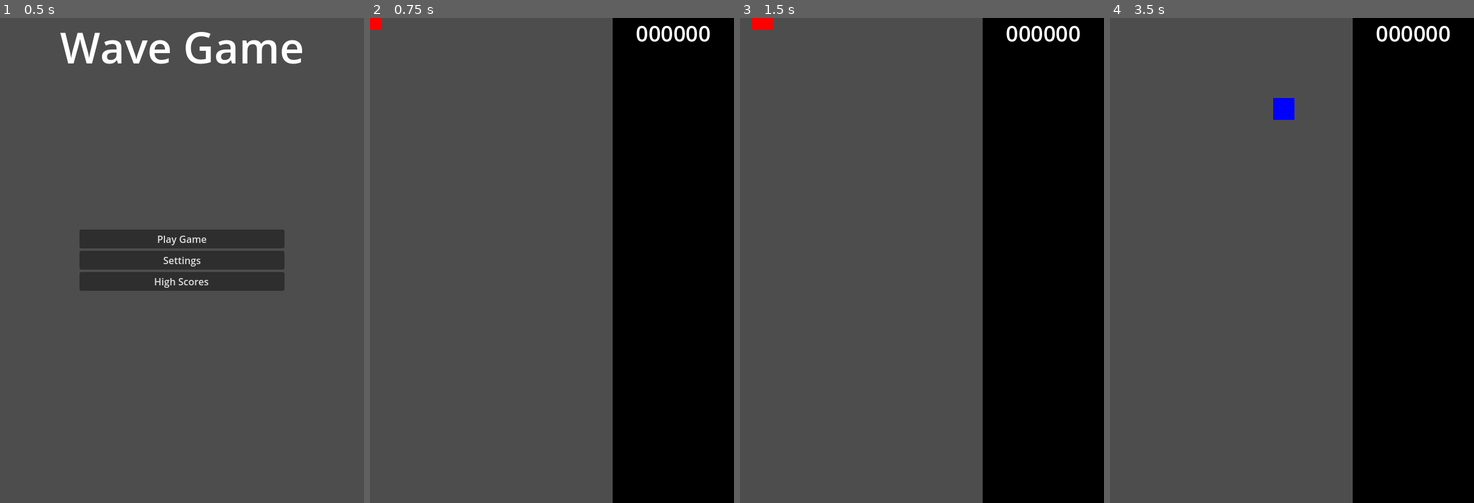
Above: before the commit, frames 1-4 (left to right).
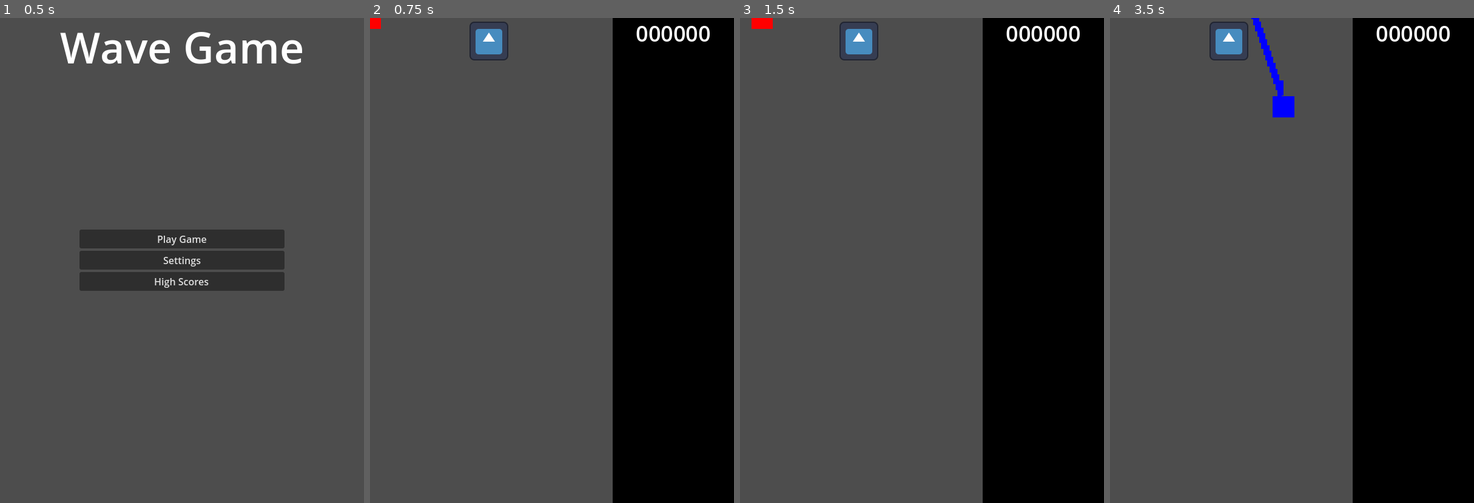
Above: after the commit, the same moments.

Repository: parkernalch/wave-jam
Game: Godot game, scene res://Scenes/Menus/menus.tscn
Same seed, same stepped clock (60 frames per second), same inputs: the game is played once before the commit and once after it. The engine's default icon, where the game draws it, is replaced by a stand-in: a white triangle on a blue panel in a dark square.
Inputs (mouse positions are in pixels of both pictures, inside the frame that each line leads up to):
- Up to frame 1 (0.5 s): no input
- Up to frame 2 (0.75 s): click "Play Game" at 0.5 s
- Up to frame 3 (1.5 s): tap Enter at 1.25 s; move the mouse to (1002, 236) at 1.27 s; hold D (right) from 1.28 s (still down); hold Right mouse button (shoot) from 1.28 s (still down)
- Up to frame 4 (3.5 s): move the mouse to (1219, 284) at 2.02 s; release D (right) at 2.03 s; release Right mouse button (shoot) at 2.03 s; hold S (down) 2.03-2.78 s; click (1219, 284) at 2.1 s; right-click (1219, 284) at 2.3 s; move the mouse to (1328, 153) at 2.77 s; hold D (right) from 2.78 s (still down); hold Right mouse button (shoot) from 2.78 s (still down)

Frame 1 is identical in both runs. In frame 2, 0.5% of the frame differs, in the area x 27-38%, y 0-9%; in frame 3, 0.5%; in frame 4, 0.9%, in the area x 27-51%, y 0-21%.

Commit message:
added AABB detection for bullets

Diff:
--- a/Entities/Bullet/Bullet.gd
+++ b/Entities/Bullet/Bullet.gd
@@ -1,6 +1,8 @@
 extends RigidBody2D
 
 @export var bullet_speed = 200;
+@export var hit_box_size: Vector2 = Vector2(8, 8) # bullet AABB size (tune as needed)
+
 # TODO Change to wave name
 var wave_form
 
@@ -30,8 +32,23 @@
 			anim.material = amat
 			amat.set_shader_parameter("tint_color", color)
 
-
 # Called every frame. 'delta' is the elapsed time since the previous frame.
 func _physics_process(delta: float) -> void:
+	var aabb = Rect2(global_position - hit_box_size * 0.5, hit_box_size)
+
+	var candidates = spatial_hash.query(aabb)
+	for obj in candidates:
+		# ensure candidate has get_aabb or else skip
+		if not obj.has_method("get_aabb"):
+			continue
+		var obj_rect = obj.get_aabb()
+		if aabb.intersects(obj_rect):
+			# narrow-phase: call enemy's hit method or do more precise shape checks
+			if obj.has_method("on_hit"):
+				obj.on_hit(wave_form)
+			# destroy bullet after hit (adjust to your logic)
+			queue_free()
+			return
+
 	linear_velocity = Vector2(0, -bullet_speed)
 	pass
--- a/Entities/Bullet/Bullet.tscn
+++ b/Entities/Bullet/Bullet.tscn
@@ -23,9 +23,6 @@
 "speed": 5.0
 }]
 
-[sub_resource type="RectangleShape2D" id="RectangleShape2D_2bdyw"]
-size = Vector2(6, 26)
-
 [node name="Bullet" type="RigidBody2D"]
 material = SubResource("ShaderMaterial_qa4od")
 collision_layer = 2
@@ -36,6 +33,3 @@
 material = SubResource("ShaderMaterial_2bdyw")
 scale = Vector2(0.05, 0.2)
 sprite_frames = SubResource("SpriteFrames_084bd")
-
-[node name="CollisionShape2D" type="CollisionShape2D" parent="."]
-shape = SubResource("RectangleShape2D_2bdyw")
--- /dev/null
+++ b/Entities/Enemy/Enemy.gd
@@ -0,0 +1,29 @@
+extends RigidBody2D
+
+
+# Called when the node enters the scene tree for the first time.
+func _ready() -> void:
+	pass # Replace with function body.
+
+# Called every frame. 'delta' is the elapsed time since the previous frame.
+func _process(delta: float) -> void:
+	spatial_hash.update(self, get_aabb())
+
+func on_hit(wave_form) -> void:
+	print("Bullet hit! ", wave_form["name"])
+
+func get_aabb() -> Rect2:
+	# If using a CollisionShape2D with RectangleShape2D
+	if has_node("CollisionShape2D"):
+		var cs = $CollisionShape2D
+		var shape = cs.shape
+		# rectangle shape
+		if shape is RectangleShape2D:
+			var ext = shape.extents
+			# extents are in local space; we approximate by using global_position (no rotation)
+			return Rect2(global_position - ext, ext * 2)
+		if shape is CircleShape2D:
+			var r = shape.radius
+			return Rect2(global_position - Vector2(r, r), Vector2(r*2, r*2))
+	# fallback: small box around position
+	return Rect2(global_position - Vector2(8,8), Vector2(16,16))
--- /dev/null
+++ b/Entities/Enemy/Enemy.tscn
@@ -0,0 +1,18 @@
+[gd_scene load_steps=4 format=3 uid="uid://d3pvvcxo50ind"]
+
+[ext_resource type="Script" uid="uid://c31wxi1aat0bk" path="res://Entities/Enemy/Enemy.gd" id="1_jd44d"]
+[ext_resource type="Texture2D" uid="uid://bve4tgd36vyvf" path="res://icon.svg" id="1_medso"]
+
+[sub_resource type="RectangleShape2D" id="RectangleShape2D_jd44d"]
+size = Vector2(64, 64)
+
+[node name="Enemy" type="RigidBody2D"]
+gravity_scale = 0.0
+script = ExtResource("1_jd44d")
+
+[node name="Sprite2D" type="Sprite2D" parent="."]
+scale = Vector2(0.5, 0.5)
+texture = ExtResource("1_medso")
+
+[node name="CollisionShape2D" type="CollisionShape2D" parent="."]
+shape = SubResource("RectangleShape2D_jd44d")
--- /dev/null
+++ b/Entities/Enemy/test_enemy.tscn
@@ -0,0 +1,18 @@
+[gd_scene load_steps=4 format=3 uid="uid://d3pvvcxo50ind"]
+
+[ext_resource type="Script" uid="uid://c31wxi1aat0bk" path="res://Entities/Enemy/Enemy.gd" id="1_jd44d"]
+[ext_resource type="Texture2D" uid="uid://bve4tgd36vyvf" path="res://icon.svg" id="1_medso"]
+
+[sub_resource type="RectangleShape2D" id="RectangleShape2D_jd44d"]
+size = Vector2(64, 64)
+
+[node name="Enemy" type="RigidBody2D"]
+gravity_scale = 0.0
+script = ExtResource("1_jd44d")
+
+[node name="Sprite2D" type="Sprite2D" parent="."]
+scale = Vector2(0.5, 0.5)
+texture = ExtResource("1_medso")
+
+[node name="CollisionShape2D" type="CollisionShape2D" parent="."]
+shape = SubResource("RectangleShape2D_jd44d")
--- a/Entities/Player/Player.gd
+++ b/Entities/Player/Player.gd
@@ -6,7 +6,7 @@
 @export var speed = 300
 
 var shoot_cooldown_timer
-var shoot_cooldown = 0.2
+var shoot_cooldown = 0.00001
 var can_shoot = true
 var form_index = 0
 var FORMS = CONSTANTS.DEFAULT_WAVE_FORMS
@@ -18,7 +18,7 @@
 func _physics_process(delta: float) -> void:
 	if Input.is_action_just_pressed("change_form"):
 		change_form()
-	elif Input.is_action_just_pressed("shoot"):
+	elif Input.is_action_pressed("shoot"):
 		shoot()
 
 func change_form():
--- /dev/null
+++ b/Globals/SpatialHash.gd
@@ -0,0 +1,58 @@
+extends Node
+
+@export var cell_size: float = 128.0
+
+var cells := {}            # key -> Array of objects
+var obj_cells := {}        # object -> Array of keys
+var obj_aabbs := {}        # object -> Rect2
+
+func _cell_key(x: int, y: int) -> String:
+	return str(x) + "_" + str(y)
+
+func _cells_for_rect(rect: Rect2) -> Array:
+	var minx = int(floor(rect.position.x / cell_size))
+	var miny = int(floor(rect.position.y / cell_size))
+	var maxx = int(floor((rect.position.x + rect.size.x) / cell_size))
+	var maxy = int(floor((rect.position.y + rect.size.y) / cell_size))
+	var keys := []
+	for x in range(minx, maxx + 1):
+		for y in range(miny, maxy + 1):
+			keys.append(_cell_key(x, y))
+	return keys
+
+func insert(obj: Object, rect: Rect2) -> void:
+	remove(obj)
+	obj_aabbs[obj] = rect
+	var keys = _cells_for_rect(rect)
+	obj_cells[obj] = keys
+	for key in keys:
+		if not cells.has(key):
+			cells[key] = []
+		cells[key].append(obj)
+
+func remove(obj: Object) -> void:
+	if not obj_cells.has(obj):
+		return
+	for key in obj_cells[obj]:
+		if cells.has(key):
+			cells[key].erase(obj)
+			if cells[key].size() == 0:
+				cells.erase(key)
+	obj_cells.erase(obj)
+	obj_aabbs.erase(obj)
+
+func update(obj: Object, rect: Rect2) -> void:
+	insert(obj, rect)
+
+# Query returns unique objects whose cells overlap rect (caller should do final AABB intersect/narrow-phase)
+func query(rect: Rect2) -> Array:
+	var results := {}
+	for key in _cells_for_rect(rect):
+		if cells.has(key):
+			for obj in cells[key]:
+				results[obj] = true
+	return results.keys()
+
+# Optional convenience
+func get_aabb(obj: Object) -> Rect2:
+	return obj_aabbs.get(obj, Rect2())
--- a/Scenes/Game/game.tscn
+++ b/Scenes/Game/game.tscn
@@ -1,6 +1,7 @@
-[gd_scene load_steps=3 format=3 uid="uid://gf4gu3r0d4ub"]
+[gd_scene load_steps=4 format=3 uid="uid://gf4gu3r0d4ub"]
 
 [ext_resource type="PackedScene" uid="uid://cgbo4s8g2xsx7" path="res://Entities/Player/Player.tscn" id="1_mv0hc"]
+[ext_resource type="PackedScene" uid="uid://d3pvvcxo50ind" path="res://Entities/Enemy/Enemy.tscn" id="2_qxfds"]
 
 [sub_resource type="LabelSettings" id="LabelSettings_ev4jc"]
 font_size = 36
@@ -41,3 +42,6 @@
 label_settings = SubResource("LabelSettings_ev4jc")
 horizontal_alignment = 1
 vertical_alignment = 1
+
+[node name="Enemy" parent="." instance=ExtResource("2_qxfds")]
+position = Vector2(196, 38)
--- a/project.godot
+++ b/project.godot
@@ -18,7 +18,8 @@
 [autoload]
 
 timer_helper="*res://Globals/TimerHelper.gd"
-Constants="*res://Globals/Constants.gd"
+constants="*res://Globals/Constants.gd"
+spatial_hash="*res://Globals/SpatialHash.gd"
 
 [display]
 
Not shown: 1 places in Entities/Bullet/Bullet.tscn that only renumber resources
